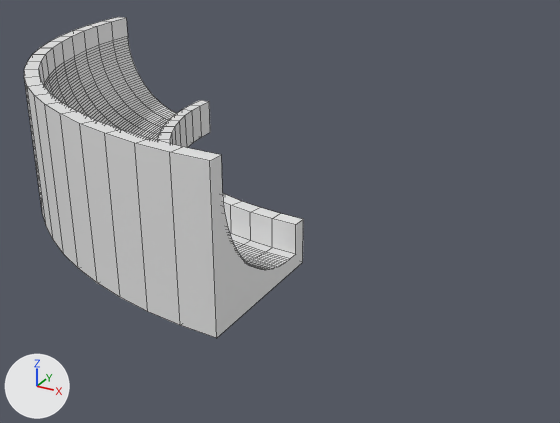
Before and after pictures for a commit that changed the Blender file Blend/TrackBlocksHighWalls.blend.
Camera for both pictures: a 50 mm lens placed at (4.98, -6.85, 4.55), pointed at (0.16, 1.93, 0.17). Every picture has the same lights, and +X, +Y and +Z are marked at lower left. Mesh edges are drawn as thin lines.

Names of what the first picture shows: 'BankedTurn'.
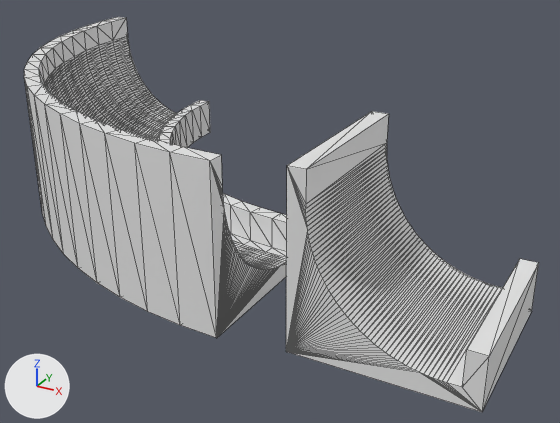
The newer file is also turned or shifted as a whole; pictures and numbers use the older file's frame.

Where the change shows, as pixel boxes [x1, y1, x2, y2] in the pictures (560 x 423 px):
'BankedStraight.001', added
    after: [286, 111, 539, 412]

Patch to the scene script:
```diff
--- a/Blend/TrackBlocksHighWalls.blend.py
+++ b/Blend/TrackBlocksHighWalls.blend.py
@@ me_cube_007 @@
+me_cube_007.from_pydata(...)  # 120 vertices, 236 faces; spans x -1.0..1.0, y -1.0..1.0, z 0.0..2.0
@@ ob_bankedstraight_001 @@
+ob_bankedstraight_001 = bpy.data.objects.new('BankedStraight.001', me_cube_007)
+ob_bankedstraight_001.location = (2.84, 0.0, 0.1)
```
